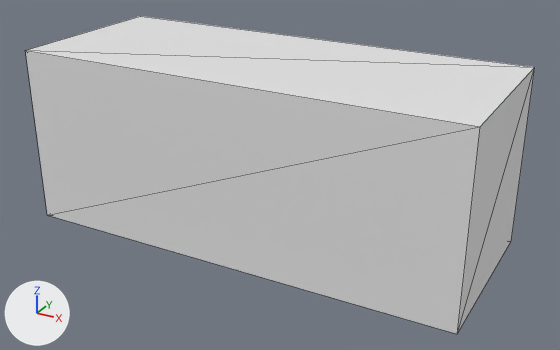
One commit to the FBX model Assets/01_Projet/03_PROPS/Enviro/Donjon/SM_Brique_T1.fbx: the scene before it, then after it.
Camera for both pictures: a camera (50 mm lens) standing at (0.643, -0.793, 0.416) and looking at (0.265, -0.106, 0.072). The lights are fixed; the arrows at lower left show +X, +Y and +Z. Mesh edges are drawn as thin lines. Materials are left out; every surface is plain grey. Where no turn or scale is listed for an object, it has been applied to the vertices.

Before the edit, the objects in view are built like this:
```python
me_mesh = bpy.data.meshes.new('Mesh')
me_mesh.from_pydata(...)  # a box spanning x 0.0..0.5, y -0.2..0.0, z 0.0..0.2
ob_sm_brique_t1 = bpy.data.objects.new('SM_Brique_T1', me_mesh)
ob_sm_brique_t1.location = (0.0, 0.0, 0.0)
```
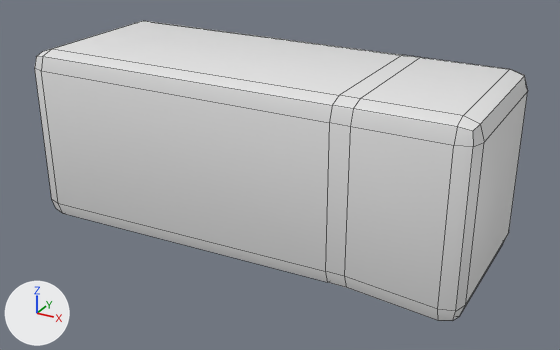
Edits to the scene script, one JSON object a line:
```json
{"block": "me_mesh", "where": "# used by ob_sm_brique_t1; location = (0.0, 0.0, 0.0)"}
{"op": "remove", "block": "me_mesh", "code": "me_mesh.from_pydata(...)  # 8 vertices, 12 faces; spans x 0.0..0.5, y -0.2..0.0, z 0.0..0.2"}
{"op": "add", "block": "me_mesh", "code": "me_mesh.from_pydata(...)  # 88 vertices, 78 faces; spans x 0.0..0.5, y -0.2..0.0, z 0.0..0.2"}
{"block": "me_mesh", "change": "me_mesh part 1: a new loose piece of 80 vertices spanning x 0.0..0.5, y -0.2..0.0, z 0.0..0.2"}
```

Where the change shows, as pixel boxes [x1, y1, x2, y2] in the pictures (560 x 350 px):
```json
{"object": "SM_Brique_T1", "change": "reshaped", "before": [25, 16, 535, 334], "after": [35, 21, 528, 321]}
{"part": 1, "of": "me_mesh", "change": "added", "after": [35, 21, 528, 321]}
```
